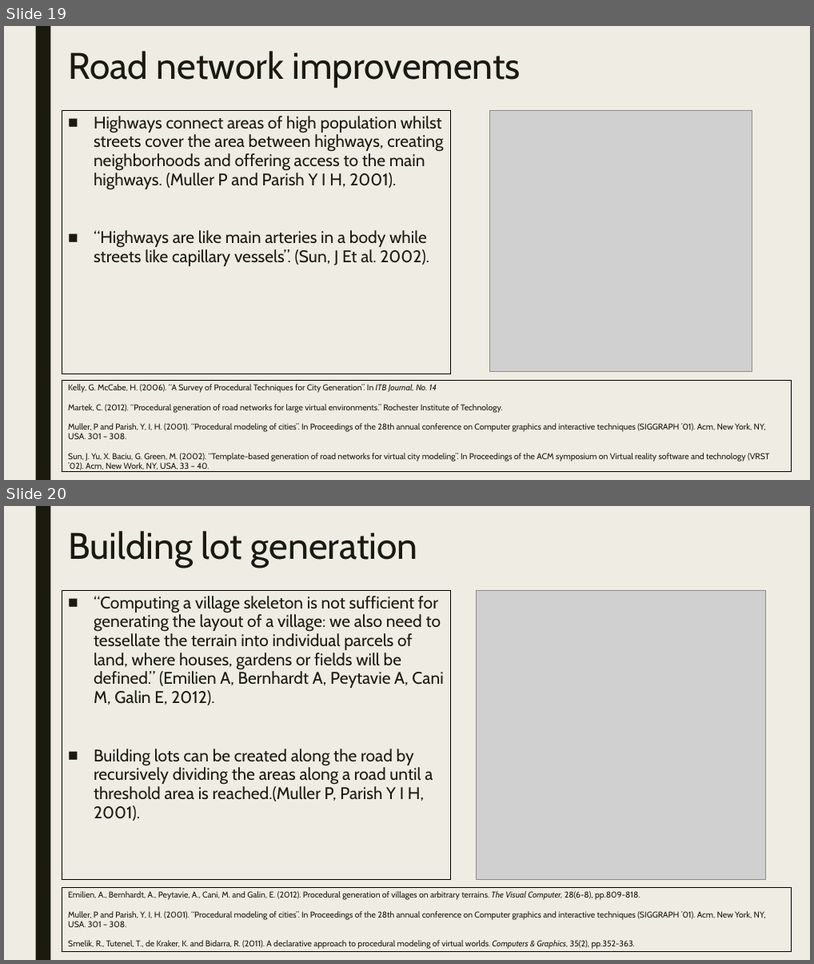
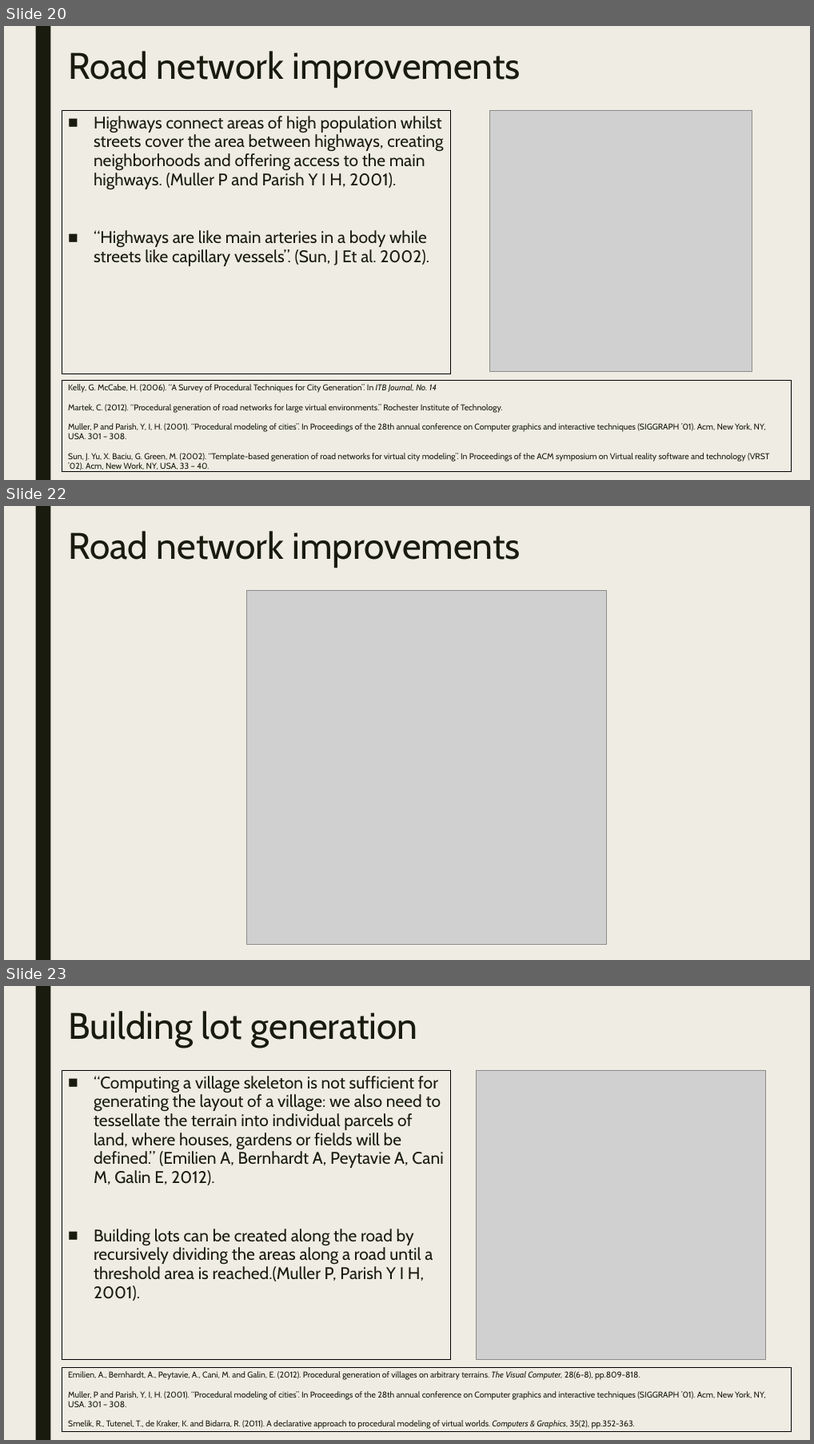
Before and after one commit to JosephBarber96/FinalProject, a slide deck: Presentation.pptx. Shown one above the other, each under a label of ours: slides 19 and 20 before the commit, slides 20, 22 and 23 after it; the slides between them are not shown. The pictures are 814x964 and 814x1444 pixels, drawn with LibreOffice and Linux fonts; fonts in the diff are those of the drawing; grey boxes stand for pictures. Boxes give left, top, right and bottom in pixels: in the first picture for what was removed or moved away, otherwise in the second. Text is boxed around its words. In the diff, an @@ line names an element or a change of style, - is before the commit and + after.

```diff
--- a/Presentation.pptx
+++ b/Presentation.pptx
@@ slide 22 added at [4,506,810,960], background #EFEDE3; not listed: 1 template element that a slide beside it also shows @@
@@ title added at [68,531,521,568], 44 pt, text #191B0E @@
+Road network improvements
@@ picture added at [246,590,607,944] @@
@@ what was slide 19 is now slide 20 @@
@@ what was slide 20 is now slide 23 @@
```
Also in this commit, not shown: 1 slide changed, 4 other slides added.
